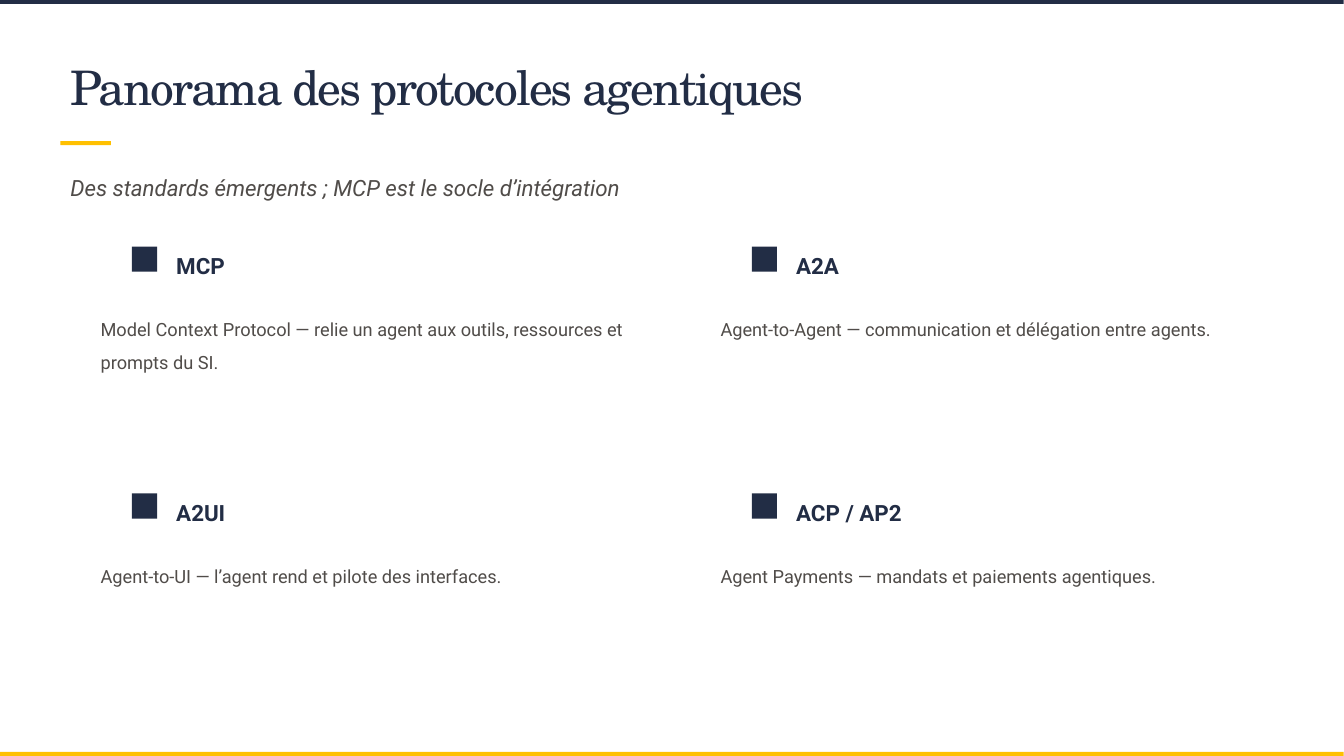
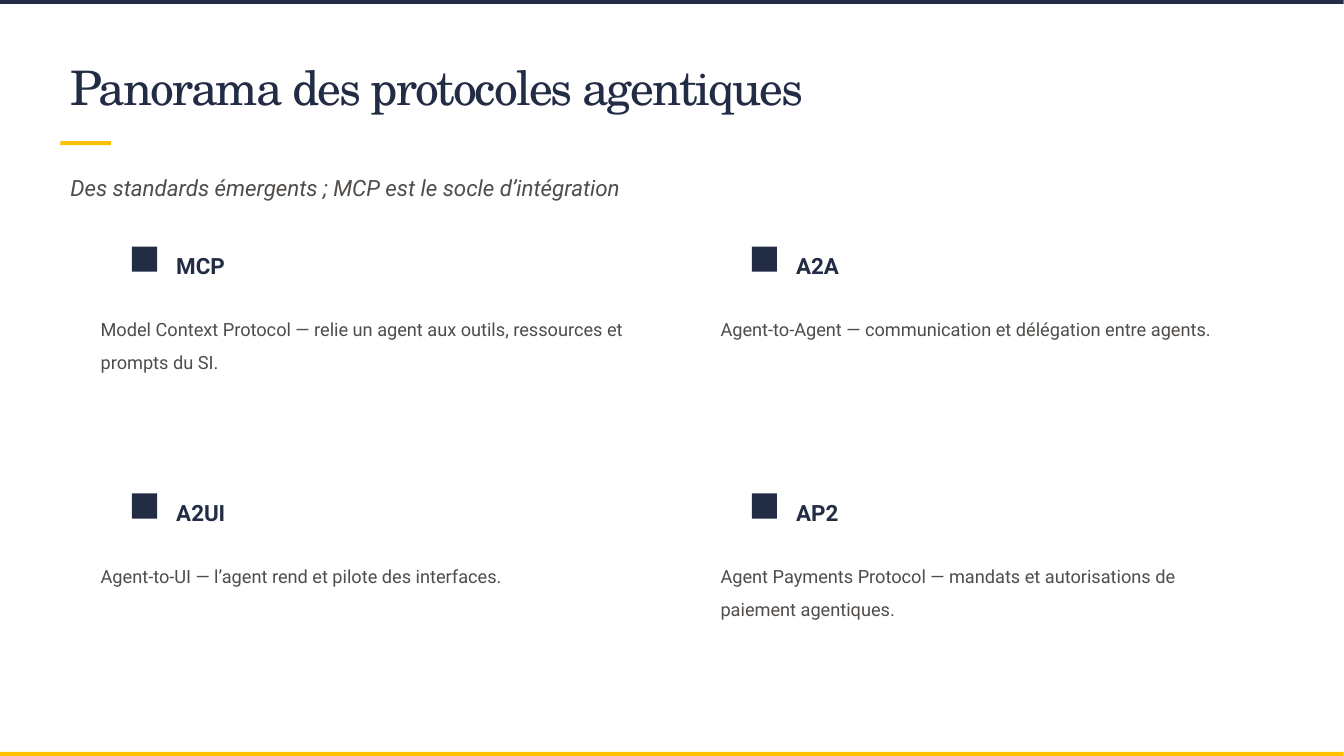
Before and after one commit to SCIAM-FR/formation-ia, a slide deck: slide 20 of slides/Support_formation_SCIAM.pptx. Drawn at 1344x756 pixels with LibreOffice and Linux fonts; fonts in the diff are those of the drawing; background and template pictures are left out. Boxes give left, top, right and bottom in pixels: in the first picture for what was removed or moved away, otherwise in the second. Text is boxed around its words. In the diff, an @@ line names an element or a change of style, - is before the commit and + after.

```diff
--- a/slides/Support_formation_SCIAM.pptx
+++ b/slides/Support_formation_SCIAM.pptx
@@ text at (x1=796, y1=505, x2=838, y2=521): text changed @@
-ACP / AP2
+AP2
@@ text at (x1=721, y1=569, x2=1175, y2=620): text changed @@
-Agent Payments — mandats et paiements agentiques.
+Agent Payments Protocol — mandats et autorisations de paiement agentiques.
```
Also in this commit, not shown: 13 other slides changed, 6 slides added, 23 other files.
